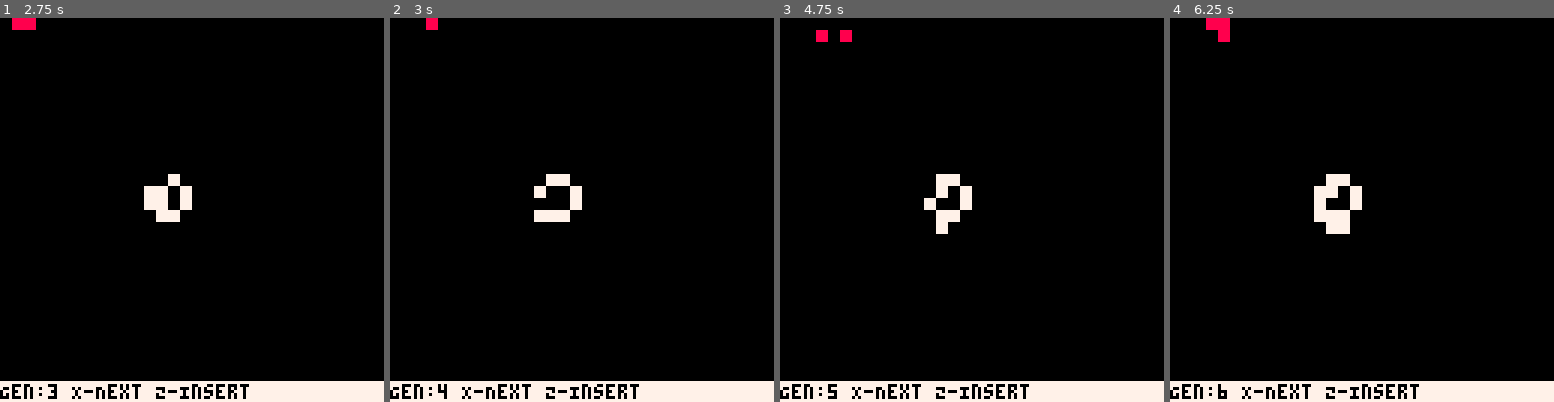
Above: before the commit, frames 1-4 (left to right).
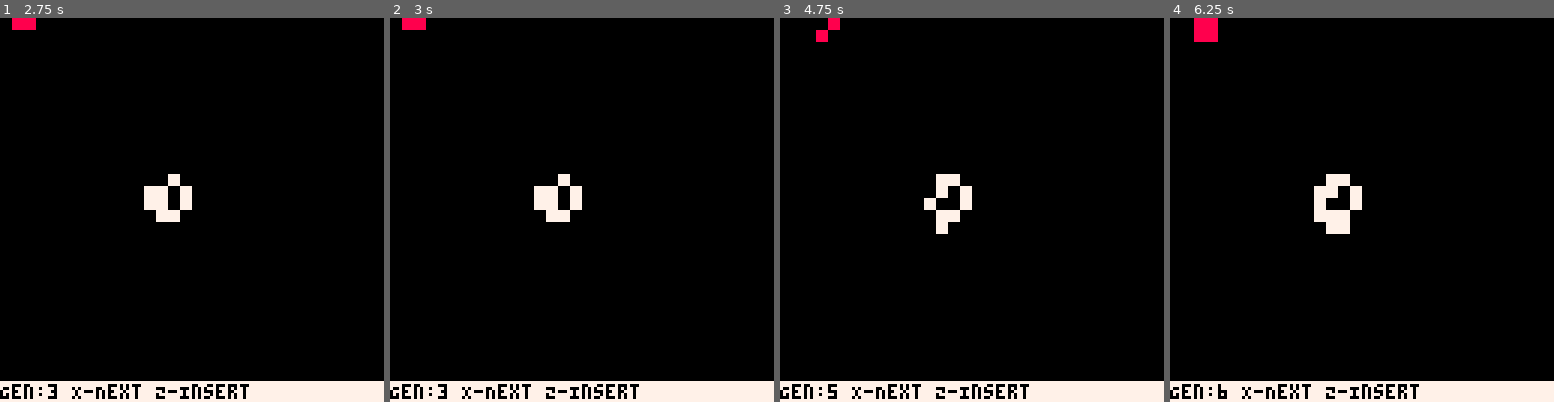
Above: after the commit, the same moments.

Repository: agonzalez777/My-Pico-8-Games
Game: PICO-8 cartridge carts/gameoflife.p8
Same seed, same stepped clock (60 frames per second), same inputs: the game is played once before the commit and once after it.
Inputs:
- Up to frame 1 (2.75 s): tap X (X key) at 0.33, 1.07, 1.85 s; tap O (Z key) at 0.7, 1.7, 2.1, 2.5 s; hold Right 1.6-2.1 s; hold Up 2.15-2.42 s; hold Right from 2.47 s (still down)
- Up to frame 2 (3 s): keep holding Right; tap O (Z key) at 2.9 s; tap X (X key) at 2.97 s
- Up to frame 3 (4.75 s): release Right at 3.03 s; hold Left 3.08-3.58 s; tap O (Z key) every 0.4 s from 3.3 to 4.5 s; hold Down 3.63-3.97 s; hold Right 4.02-4.68 s; tap X (X key) at 4.08 s; hold Up from 4.73 s (still down)
- Up to frame 4 (6.25 s): tap O (Z key) every 0.4 s from 4.9 to 6.1 s; release Up at 5.03 s; hold Left 5.08-5.68 s; tap X (X key) at 5.2 s; hold Down 5.73-6.03 s; hold Right from 6.08 s (still down)

Frame 1 is identical in both runs. In frame 2, 0.8% of the frame differs, in the area x 3-44%, y 0-100%; in frame 3, 0.2%; in frame 4, 0.5%.

Commit message:
Added Conflict Resolution and Mutation of both White and Red Cells

Diff:
--- a/carts/gameoflife.p8
+++ b/carts/gameoflife.p8
@@ -62,11 +62,25 @@
     local j = 1
     for i=1,board_width do
         for j=1,board_height do
-            local count = count_neighbors(boards[board_index],i,j)
-            if (boards[board_index][i][j] == 1 and (count == 2 or count == 3)) then
+            local count_white = count_neighbors(boards[board_index],i,j,1)
+            local count_red = count_neighbors(boards[board_index],i,j,2)
+            local total_count = count_white+count_red
+
+            -- Conflict Resolution
+            if (boards[board_index][i][j] == 2 and count_white > count_red) then
                 boards[next_board_index][i][j] = 1
-            elseif (boards[board_index][i][j]==0 and count==3) then
+            elseif (boards[board_index][i][j] == 1 and count_red > count_white) then
+                boards[next_board_index][i][j] = 2
+            -- White Turn
+            elseif (boards[board_index][i][j] == 1 and (count_white == 2 or count_white == 3)) then
+                    boards[next_board_index][i][j] = 1
+            elseif (boards[board_index][i][j]==0 and count_white==3) then
                 boards[next_board_index][i][j] = 1
+            -- Red Turn
+            elseif (boards[board_index][i][j] == 2 and (count_red == 2 or count_red == 3)) then
+                    boards[next_board_index][i][j] = 2
+            elseif (boards[board_index][i][j]==0 and count_red==3) then
+                boards[next_board_index][i][j] = 2
             else
                 boards[next_board_index][i][j] = 0
             end
@@ -74,24 +88,24 @@
     end
 end
 
-function count_neighbors(brd,x,y)
+function count_neighbors(brd,x,y,type)
     local ncount = 0
     -- to the west
-    if (x>1 and brd[x-1][y] == 1) then ncount+=1 end
+    if (x>1 and brd[x-1][y] == type) then ncount+=1 end
     -- to the northwest
-    if (x>1 and y>1 and brd[x-1][y-1] == 1) then ncount+=1 end
+    if (x>1 and y>1 and brd[x-1][y-1] == type) then ncount+=1 end
     -- to the north
-    if (y>1 and brd[x][y-1] == 1) then ncount+=1 end
+    if (y>1 and brd[x][y-1] == type) then ncount+=1 end
     -- to the northeast
-    if (x<board_width and y>1 and brd[x+1][y-1] == 1) then ncount+=1 end
+    if (x<board_width and y>1 and brd[x+1][y-1] == type) then ncount+=1 end
     -- to the east
-    if (x<board_width and brd[x+1][y] == 1) then ncount+=1 end
+    if (x<board_width and brd[x+1][y] == type) then ncount+=1 end
     -- to the southeast
-    if (x<board_width and y<board_height and brd[x+1][y+1] == 1) then ncount+=1 end
+    if (x<board_width and y<board_height and brd[x+1][y+1] == type) then ncount+=1 end
     -- to the south
-    if (y<board_height and brd[x][y+1] == 1) then ncount+=1 end
+    if (y<board_height and brd[x][y+1] == type) then ncount+=1 end
     -- to the southwest
-    if (x>1 and y<board_height and brd[x-1][y+1] == 1) then ncount+=1 end
+    if (x>1 and y<board_height and brd[x-1][y+1] == type) then ncount+=1 end
     return ncount
 end
 
